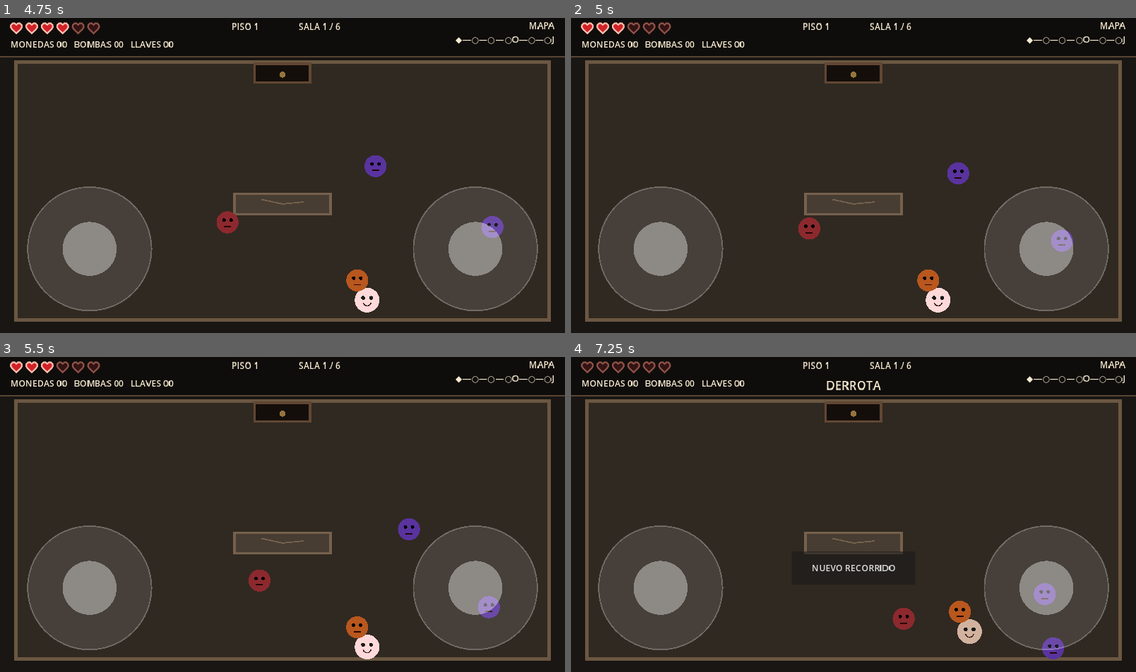
Above: before the commit, frames 1-4 (two rows, left to right).
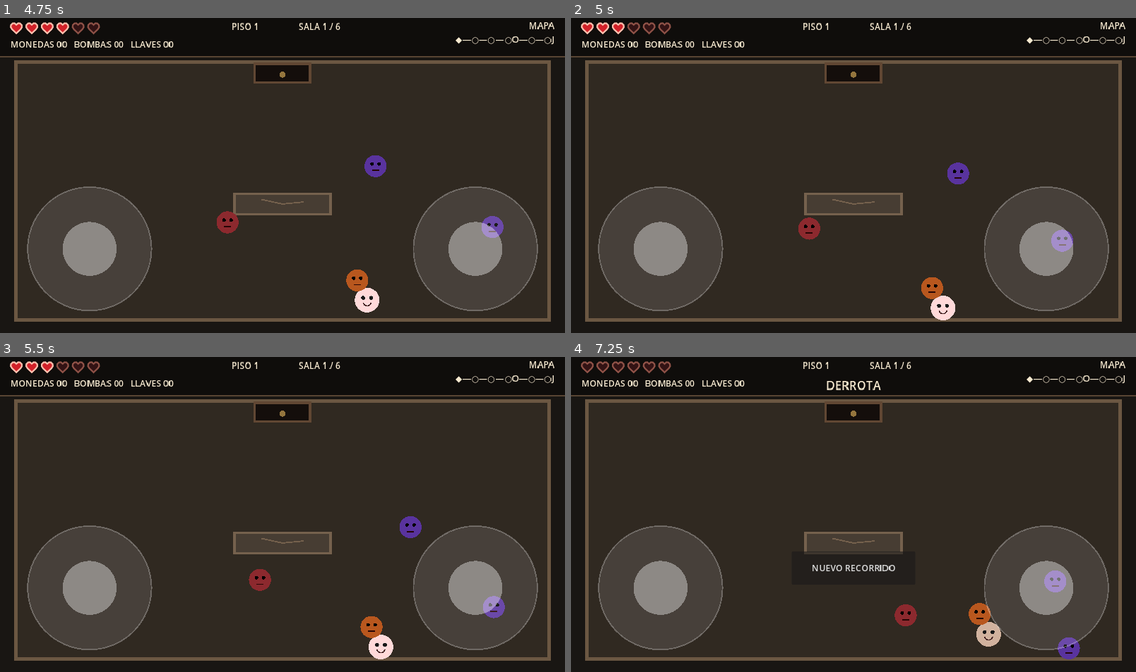
Above: after the commit, the same moments.

Repository: LoloscarPrr/Binding-of-Ismael
Game: Godot game, scene res://scenes/main.tscn
The game is run twice, just before and just after one commit, with the same random seed, the same clock (stepped at 60 frames per second) and the same inputs.
Inputs (mouse positions are in pixels of both pictures, inside the frame that each line leads up to):
- Up to frame 1 (4.75 s): tap Enter at 0.5 s; move the mouse to (406, 159) at 0.52 s; hold D (move_right) 0.53-1.25 s; click (406, 159) at 0.67 s; drag from (169, 191) to (254, 238) at 1.27 s; move the mouse to (339, 106) at 2.02 s; hold D (move_right) 2.03-2.75 s; drag from (254, 238) to (113, 128) at 2.77 s; move the mouse to (452, 222) at 3.52 s; hold A (move_left) 3.53-4.25 s; drag from (113, 128) to (197, 93) at 4.27 s
- Up to frame 2 (5 s): no input
- Up to frame 3 (5.5 s): move the mouse to (310, 514) at 5.02 s; hold S (move_down) from 5.03 s (still down); click (310, 514) at 5.17 s
- Up to frame 4 (7.25 s): release S (move_down) at 5.75 s; drag from (768, 432) to (740, 530) at 5.77 s; move the mouse to (977, 498) at 6.52 s; hold W (move_up) from 6.53 s (still down)

Frame 1 is identical in both runs. In frame 2, 0.4% of the frame differs, in the area x 41-89%, y 45-96%; in frame 3, 0.9%; in frame 4, 1.7%, in the area x 56-91%, y 67-96%.

Commit message:
feat: improve player damage feedback and knockback

Diff:
--- a/scripts/player.gd
+++ b/scripts/player.gd
@@ -12,6 +12,7 @@
 @export var invulnerability_time := 0.75
 @export var projectile_speed := 760.0
 @export var projectile_damage := 1
+@export var contact_knockback := 430.0
 
 var move_input := Vector2.ZERO
 var aim_input := Vector2.ZERO
@@ -20,6 +21,7 @@
 var is_dead := false
 var _shoot_cooldown := 0.0
 var _invulnerability := 0.0
+var _knockback_velocity := Vector2.ZERO
 
 func _ready() -> void:
 	collision_layer = 1
@@ -39,12 +41,13 @@
 		return
 	_shoot_cooldown = maxf(0.0, _shoot_cooldown - delta)
 	_invulnerability = maxf(0.0, _invulnerability - delta)
-	velocity = move_input.limit_length(1.0) * move_speed
+	_knockback_velocity = _knockback_velocity.move_toward(Vector2.ZERO, 1250.0 * delta)
+	velocity = move_input.limit_length(1.0) * move_speed + _knockback_velocity
 	move_and_slide()
 	for i in get_slide_collision_count():
 		var collider := get_slide_collision(i).get_collider()
 		if collider is IsmaelEnemy:
-			take_damage(1)
+			take_contact_damage(1, collider.global_position)
 	clamp_to_bounds()
 	if aim_input.length() > 0.25 and _shoot_cooldown <= 0.0:
 		shoot(aim_input.normalized())
@@ -67,6 +70,15 @@
 	projectile.damage = projectile_damage
 	get_tree().current_scene.add_child(projectile)
 
+func take_contact_damage(amount: int, source_position: Vector2) -> void:
+	if is_dead or _invulnerability > 0.0:
+		return
+	var away := source_position.direction_to(global_position)
+	if away.length_squared() < 0.01:
+		away = Vector2.DOWN
+	_knockback_velocity = away.normalized() * contact_knockback
+	take_damage(amount)
+
 func take_damage(amount: int) -> void:
 	if is_dead or _invulnerability > 0.0:
 		return
@@ -78,6 +90,7 @@
 		move_input = Vector2.ZERO
 		aim_input = Vector2.ZERO
 		velocity = Vector2.ZERO
+		_knockback_velocity = Vector2.ZERO
 		died.emit()
 
 func heal(amount: int) -> void:
@@ -95,6 +108,7 @@
 	is_dead = false
 	health = max_health
 	_invulnerability = 0.0
+	_knockback_velocity = Vector2.ZERO
 	health_changed.emit(health, max_health)
 
 func _draw() -> void:
